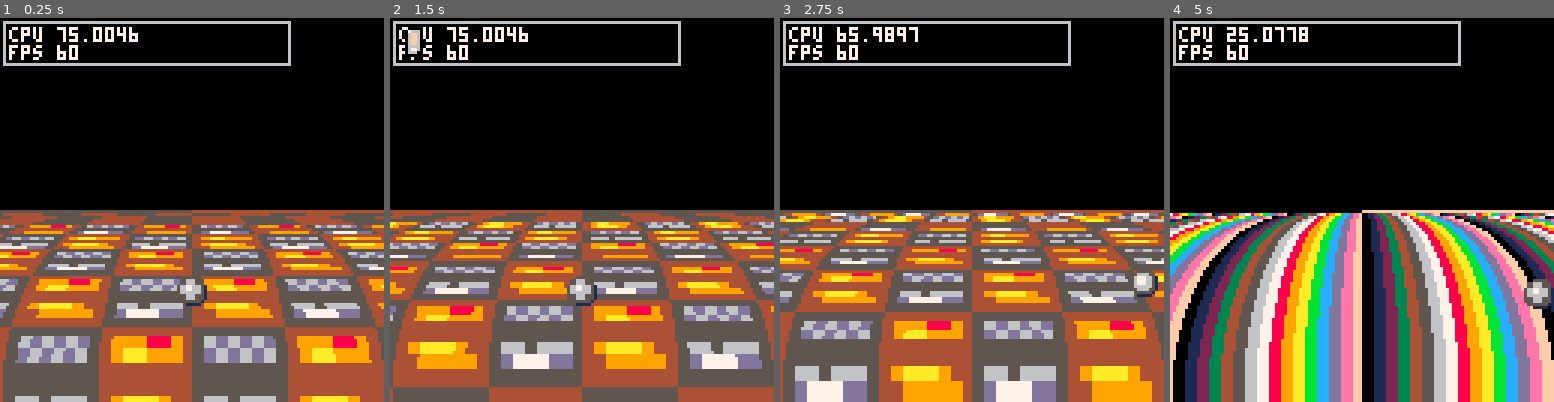
Above: before the commit, frames 1-4 (left to right).
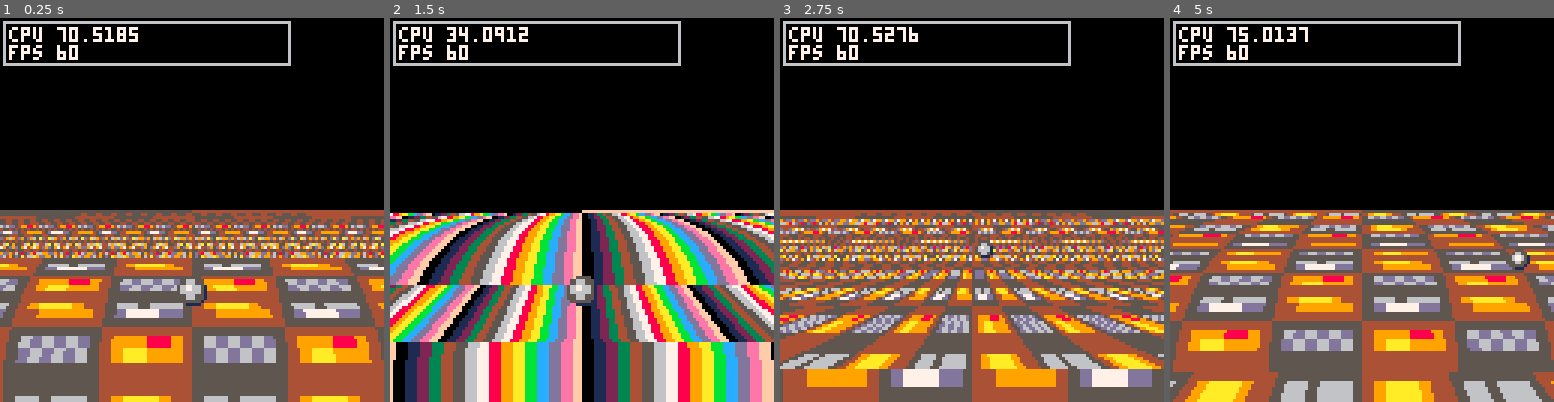
Above: after the commit, the same moments.

Repository: Shfty/carts
Game: PICO-8 cartridge linescrolling/palettescroll.p8
Two runs of this game, one before a commit and one after it. Both use one fixed random seed, a clock stepped at 60 frames per second and the inputs below.
Inputs:
- Up to frame 1 (0.25 s): no input
- Up to frame 2 (1.5 s): tap X (X key) at 0.33, 1.07 s; tap O (Z key) at 0.7 s
- Up to frame 3 (2.75 s): hold Right 1.6-2.1 s; tap O (Z key) at 1.7, 2.1, 2.5 s; tap X (X key) at 1.85 s; hold Up 2.15-2.42 s; hold Right from 2.47 s (still down)
- Up to frame 4 (5 s): tap O (Z key) every 0.4 s from 2.9 to 4.9 s; tap X (X key) at 2.97, 4.08 s; release Right at 3.03 s; hold Left 3.08-3.58 s; hold Down 3.63-3.97 s; hold Right 4.02-4.68 s; hold Up from 4.73 s (still down)

The runs differ from the first frame. In frame 1, 7.7% of the frame differs, in the area x 0-100%, y 2-63%; in frame 2, 47%; in frame 3, 39%; in frame 4, 48%, in the area x 0-100%, y 2-100%.

Commit message:
Add multiple scaling types to palettescroll

Diff:
--- a/linescrolling/palettescroll.p8
+++ b/linescrolling/palettescroll.p8
@@ -59,17 +59,14 @@
 -- config
 palfield_py = 64
 palfield_ph = 64
-
-function scroll_palfield(y,ph)
-	local ph = palfield_ph
-	return 0
-end
+palfield_tr = nil
+palfield_sc = nil
 
 function scale_palfield(y,ph)
-	local ph = palfield_ph
-	local ny = y/ph
-	local sc = sin(ny/4-0.5)^0.25
-	sc *= 4
+	local sc = 1
+	if palfield_sc then
+		sc = palfield_sc(y,ph)
+	end
 	return sc
 end
 
@@ -125,12 +122,15 @@
 
 function write_palfield(y,py,ph)
 	for x=0,127 do
-
-		local tr =
-			scroll_palfield(y,ph)
-
-		local sc =
-			scale_palfield(y,ph)
+ 	local tr = 0
+ 	if palfield_tr then
+ 	 tr = palfield_tr(y,ph)
+ 	end
+
+ 	local sc = 1
+ 	if palfield_sc then
+ 	 sc = palfield_sc(y,ph)
+ 	end
 
 		local lx = x
 		lx -= 64
@@ -205,10 +205,35 @@
 	return uv_x(c,y,sx),uv_y(c,y,sy)
 end
 -->8
+-- scaling
+
+function scale_lin(y,ph)
+	local ph = palfield_ph
+	local ny = y/ph
+	local sc = 1+ny*3
+	return sc
+end
+
+function scale_cyl(y,ph)
+	local ph = palfield_ph
+	local ny = y/ph
+	local sc = sin(ny/4-0.5)^0.25
+	sc *= 4
+	return sc
+end
+
+function scale_icyl(y,ph)
+	local ph = palfield_ph
+	local ny = y/ph
+	local sc = 1-sin(ny/4-0.25)
+	sc *= 4
+	return sc
+end
+
+-->8
 -- main
 
-update_palfield_sync = false
-update_palfield_async = true
+update_palfield = true
 
 scrollx = 0
 scrolly = 0
@@ -216,12 +241,11 @@
 ax = 64
 ay = 96
 
+scale_idx = 0
+palfield_sc = scale_icyl
+
 function _init()
-	if update_palfield_sync then
-		gen_palfield()
-	end
-
-	if update_palfield_async then
+	if update_palfield then
 		cstart_palfield()
 	end
 end
@@ -255,7 +279,22 @@
 	end
 
 	if btnp(5) then
-		store_palfield()
+		scale_idx += 1
+		scale_idx %= 3
+
+		if scale_idx == 0 then
+			palfield_sc = scale_icyl
+		end
+
+		if scale_idx == 1 then
+			palfield_sc = scale_lin
+		end
+
+		if scale_idx == 2 then
+			palfield_sc = scale_cyl
+		end
+
+		cstart_palfield()
 	end
 
 	scrolly -= 1
@@ -286,8 +325,7 @@
 
 	-- scaled position
 	ax -= 64
-	ax += scroll_palfield(ly)
-	ax *= scale_palfield(ly)
+	ax *= palfield_sc(ly)
 	ax += 64
 
 	sspr(
